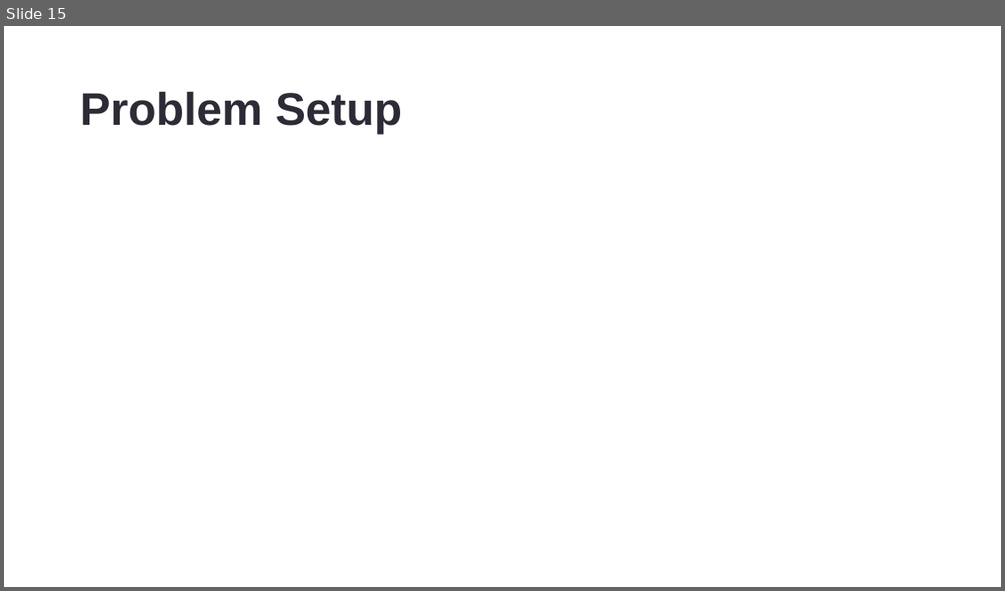
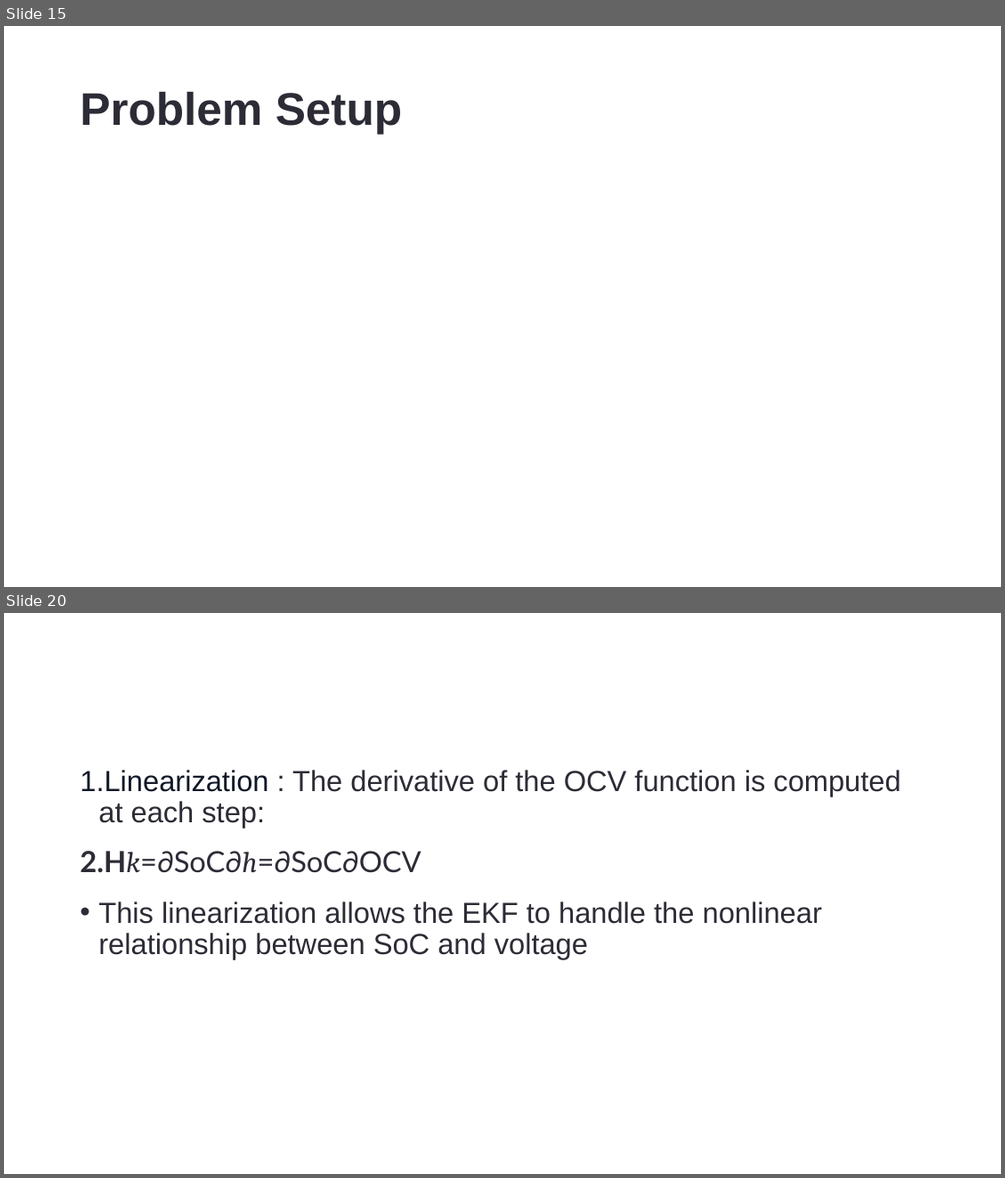
Before and after one commit to DrHammerhead/SoC-estimation, a slide deck: SoC Estimation.pptx. Shown one above the other, each under a label of ours: slide 15 before the commit, slides 15 and 20 after it; the slides between them are not shown. The pictures are 1005x591 and 1005x1178 pixels, drawn with LibreOffice and Linux fonts; fonts in the diff are those of the drawing; grey boxes stand for pictures. Boxes give left, top, right and bottom in pixels: in the first picture for what was removed or moved away, otherwise in the second. Text is boxed around its words. In the diff, an @@ line names an element or a change of style, - is before the commit and + after.

```diff
--- a/SoC Estimation.pptx
+++ b/SoC Estimation.pptx
@@ slide 20 added at (4, 613, 1001, 1174), background #FFFFFF @@
@@ text added at (80, 770, 900, 959), 28 pt, text #2C2C36 @@
+1. Linearization : The derivative of the OCV function is computed at each step:
+2. Hk=∂SoC∂h=∂SoC∂OCV
+• This linearization allows the EKF to handle the nonlinear relationship between SoC and voltage
```
Also in this commit, not shown: 3 other slides added, 1 slide removed, 1 other file.
